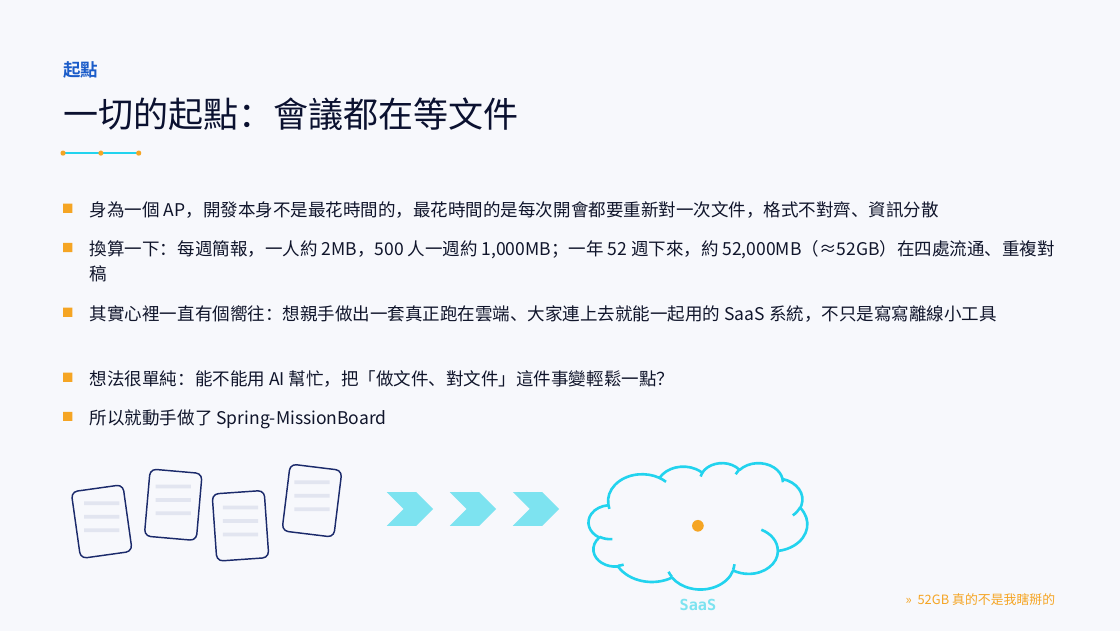
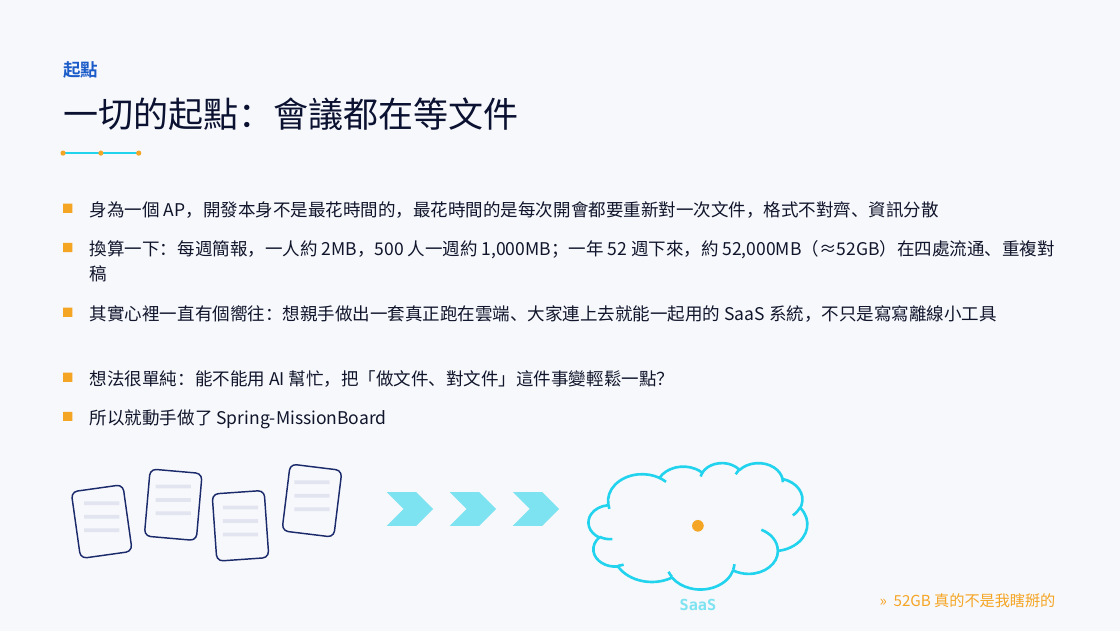
Before and after one commit to LinGaOscar/Spring-MissionBoard, a slide deck: slide 3 of docs/專案介紹.pptx. Drawn at 1120x631 pixels with LibreOffice and Linux fonts; fonts in the diff are those of the drawing. Boxes give left, top, right and bottom in pixels: in the first picture for what was removed or moved away, otherwise in the second. Text is boxed around its words. In the diff, an @@ line names an element or a change of style, - is before the commit and + after.

```diff
--- a/docs/專案介紹.pptx
+++ b/docs/專案介紹.pptx
@@ text "» 52GB 真的不是我瞎掰的" at <box>894,593,1055,608</box>: size 11 to 13 pt @@
```
Also in this commit, not shown: 23 other slides changed, 3 slides removed.
